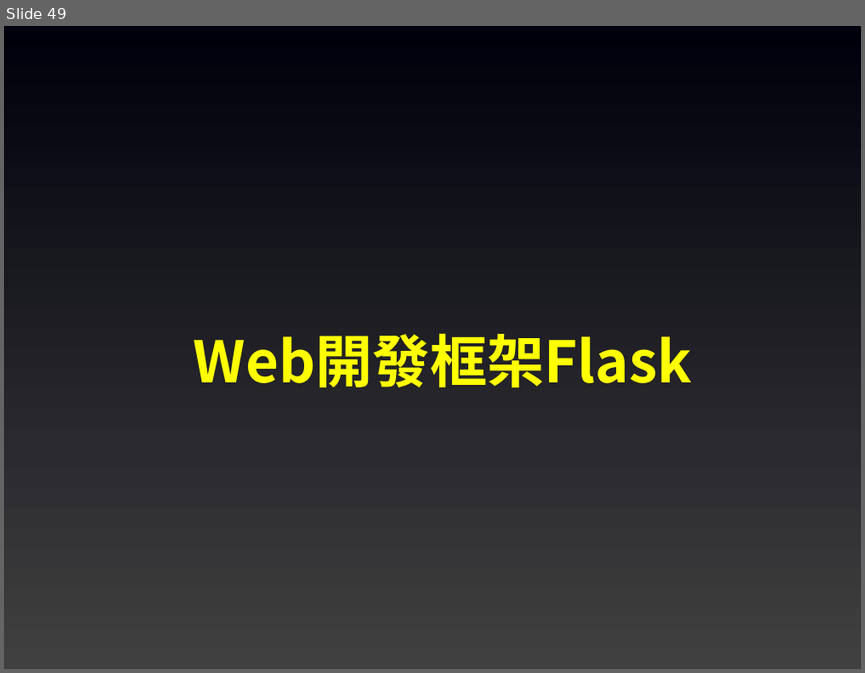
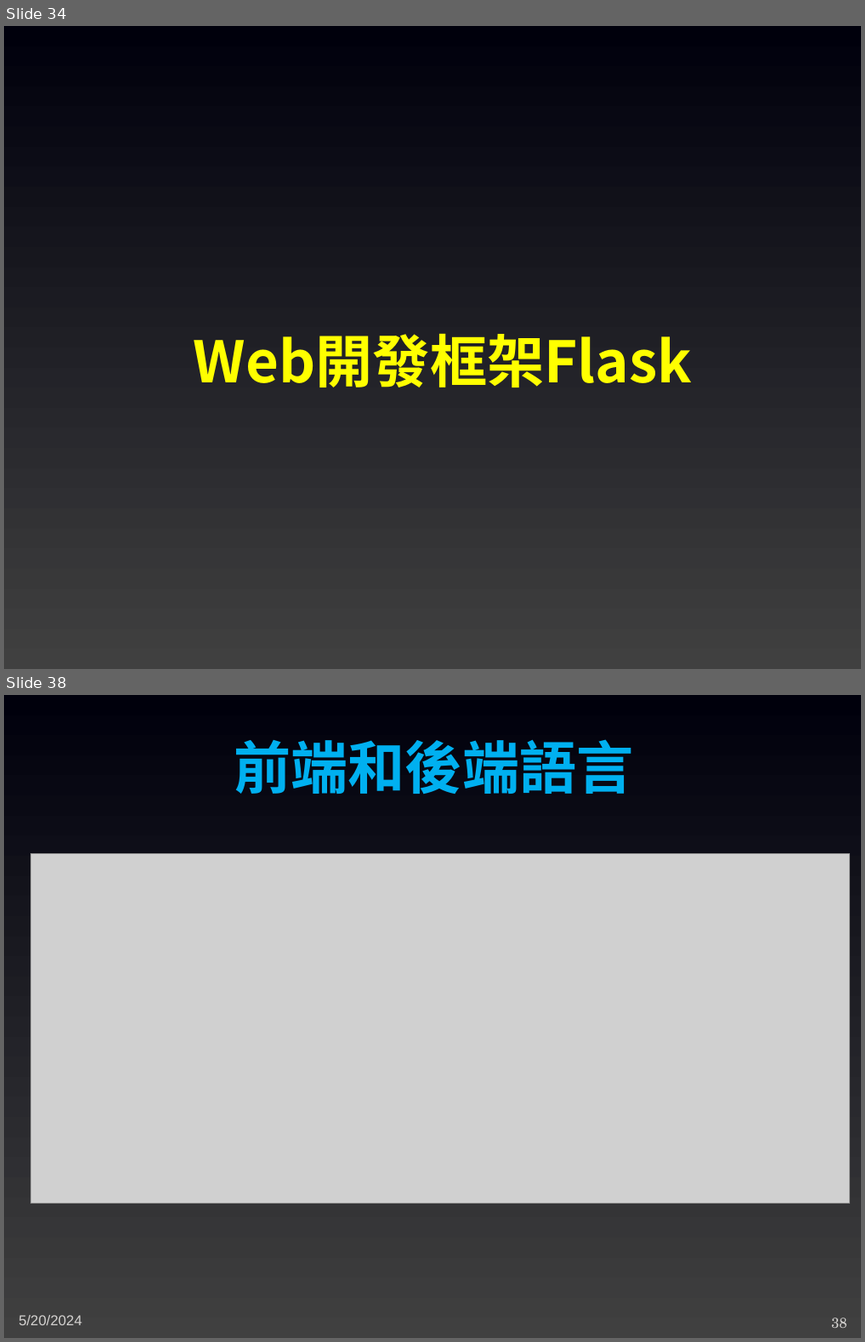
Before and after one commit to joshhu/sculinebot2024, a slide deck: Slides/05. 基礎觀念及知識.pptx. Shown one above the other, each under a label of ours: slide 49 before the commit, slides 34 and 38 after it; the slides between them are not shown. The pictures are 865x673 and 865x1342 pixels, drawn with LibreOffice and Linux fonts; fonts in the diff are those of the drawing; grey boxes stand for pictures. Boxes give left, top, right and bottom in pixels: in the first picture for what was removed or moved away, otherwise in the second. Text is boxed around its words. In the diff, an @@ line names an element or a change of style, - is before the commit and + after.

```diff
--- a/Slides/05. 基礎觀念及知識.pptx
+++ b/Slides/05. 基礎觀念及知識.pptx
@@ slide 38 added at bbox=[4, 695, 861, 1338], background gradient #404040 to #00000C @@
@@ text added at bbox=[234, 739, 633, 794], 48 pt, text #00B0F0, bold @@
+前端和後端語言
@@ picture added at bbox=[30, 853, 849, 1202] @@
@@ text added at bbox=[18, 1315, 82, 1325], 12 pt, text #D4D2D0 @@
+5/20/2024
@@ page number added at bbox=[831, 1317, 847, 1327], 12 pt, text #D4D2D0 @@
+38
@@ what was slide 49 is now slide 34 @@
```
Also in this commit, not shown: 7 slides changed, 13 other slides added, 20 slides removed, 4 other files.
